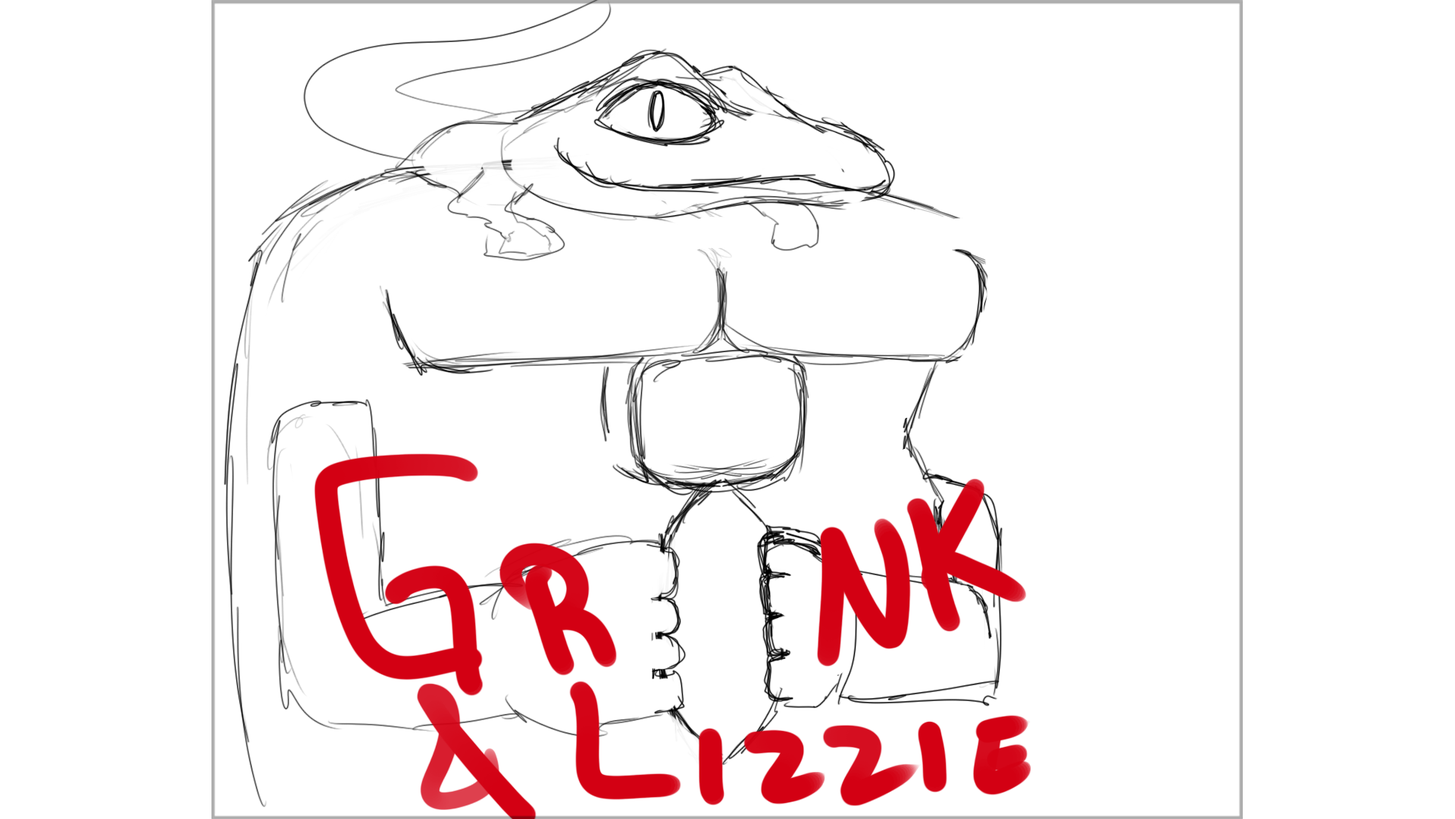
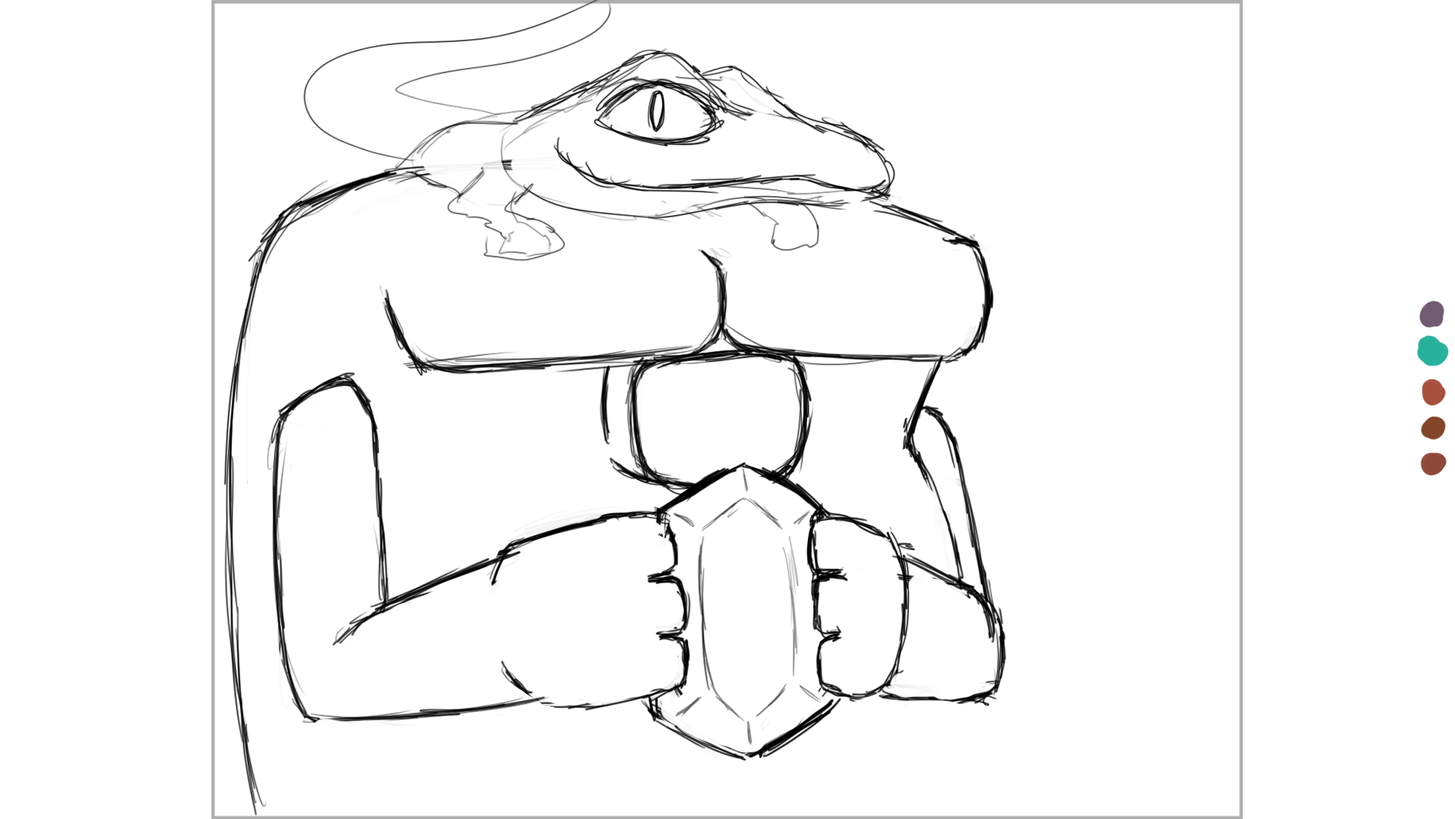
Layers edited between the first and the second w=1455, h=819 image:
renamed "Layer 3" to "palette", painted on it over 313, 299, 1450, 819
painted on "Layer 2" over 223, 162, 1008, 816
